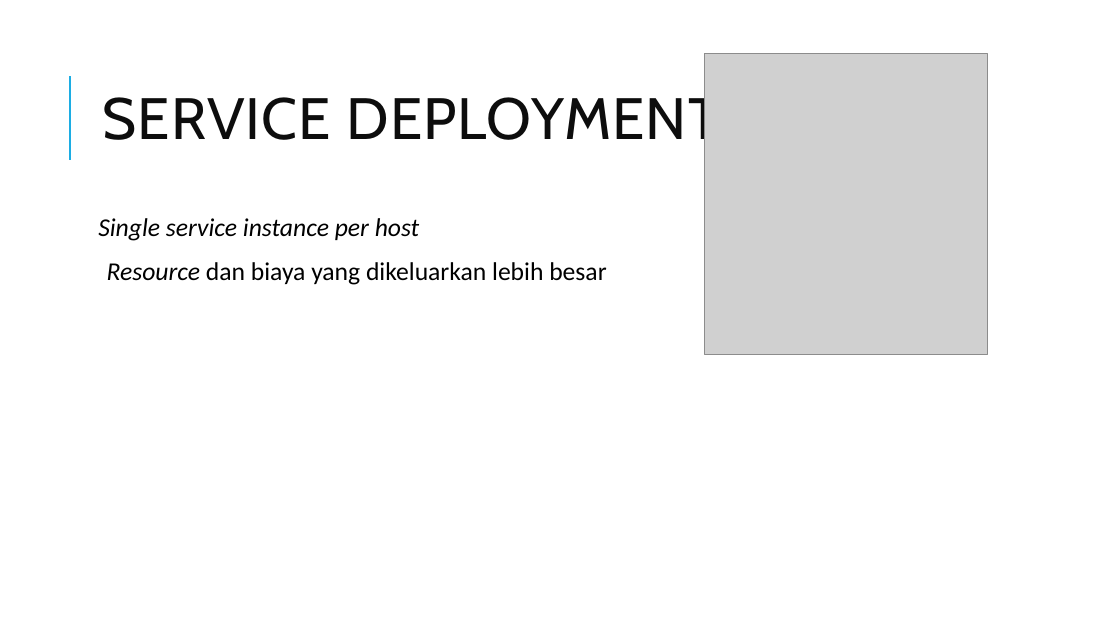
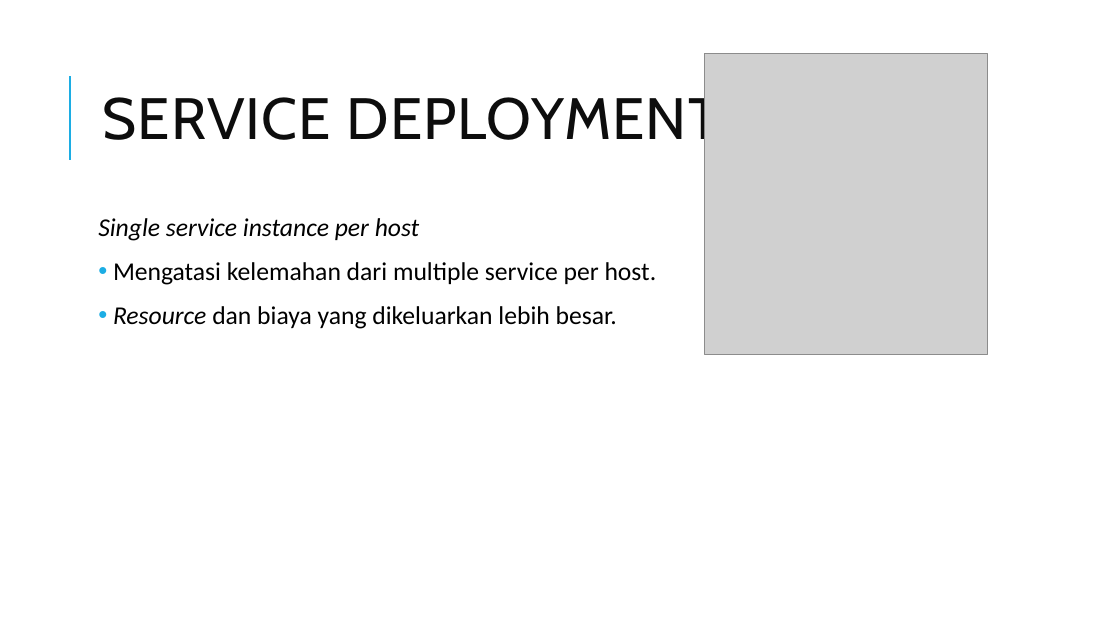
Before and after one commit to edriclaksaputra/tugasakhir, a slide deck: slide 18 of PPT.pptx. Drawn at 1120x630 pixels with LibreOffice and Linux fonts; fonts in the diff are those of the drawing; grey boxes stand for pictures. Boxes give left, top, right and bottom in pixels: in the first picture for what was removed or moved away, otherwise in the second. Text is boxed around its words. In the diff, an @@ line names an element or a change of style, - is before the commit and + after.

```diff
--- a/PPT.pptx
+++ b/PPT.pptx
@@ text at bbox=[113, 262, 657, 329]: text changed @@
-  Resource dan biaya yang dikeluarkan lebih besar
+• Mengatasi kelemahan dari multiple service per host.
+• Resource dan biaya yang dikeluarkan lebih besar.
```
Also in this commit, not shown: 12 other slides changed, 3 slides added, 1 slide removed, 5 other files.
